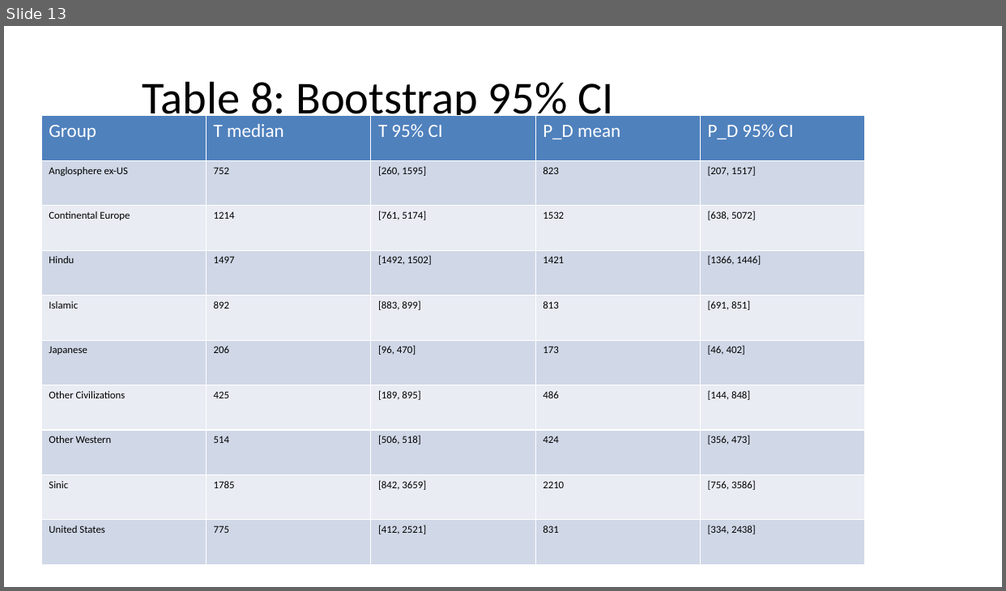
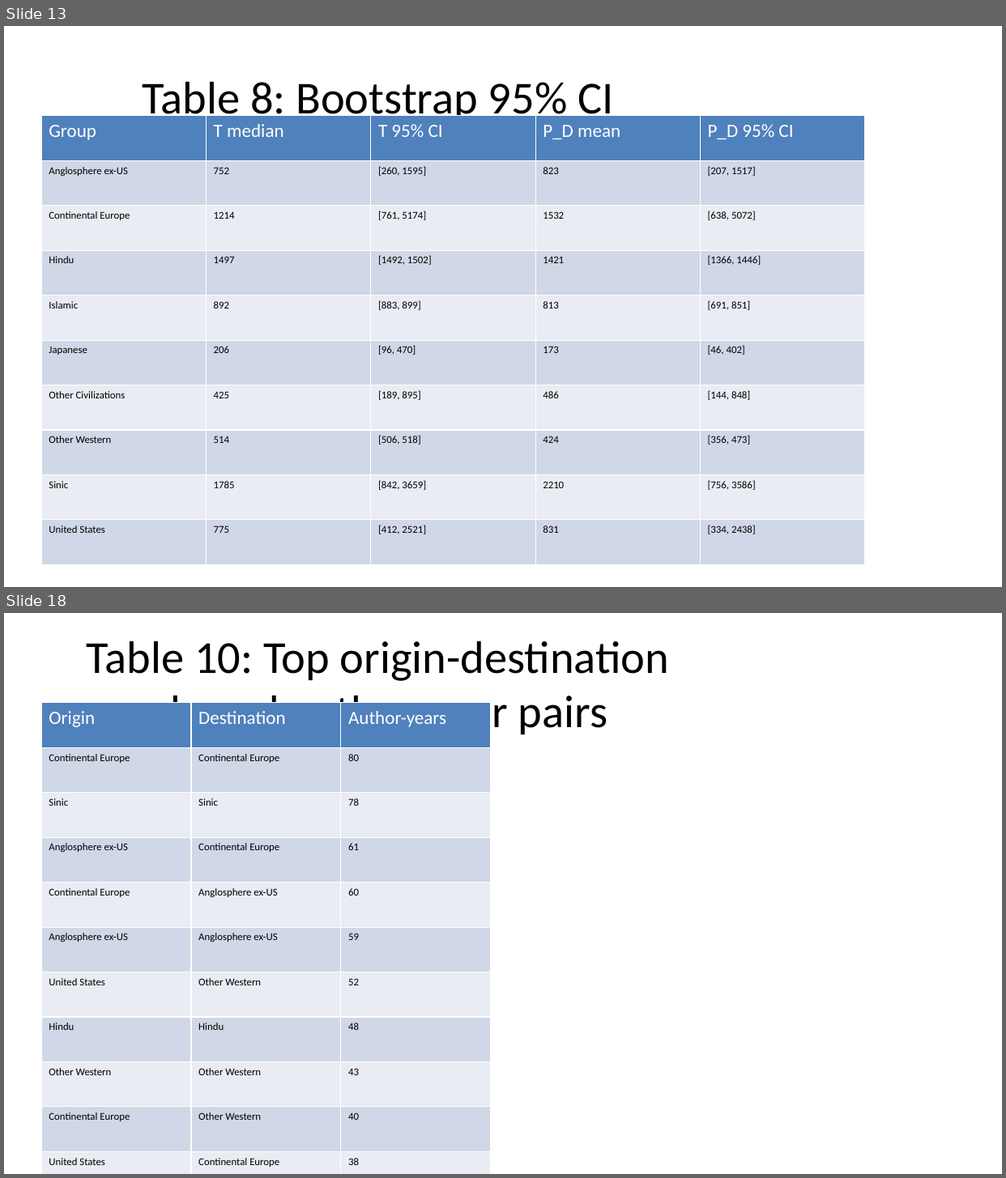
Before and after one commit to bougtoir/heat-accidents-mortality, a slide deck: researcher_mobility_ode/docs/manuscript_full_article_figures.pptx. Shown one above the other, each under a label of ours: slide 13 before the commit, slides 13 and 18 after it; the slides between them are not shown. The pictures are 1006x591 and 1006x1178 pixels, drawn with LibreOffice and Linux fonts; fonts in the diff are those of the drawing. Boxes give left, top, right and bottom in pixels: in the first picture for what was removed or moved away, otherwise in the second. Text is boxed around its words. In the diff, an @@ line names an element or a change of style, - is before the commit and + after.

```diff
--- a/researcher_mobility_ode/docs/manuscript_full_article_figures.pptx
+++ b/researcher_mobility_ode/docs/manuscript_full_article_figures.pptx
@@ slide 18 added at bbox=[4, 613, 1002, 1174], background #FFFFFF @@
@@ title added at bbox=[87, 641, 669, 739], 44 pt, text #000000 @@
+Table 10: Top origin-destination abroad author-year pairs
@@ table added at bbox=[41, 703, 491, 1174], 11 rows, 3 columns @@
+Origin | Destination | Author-years
+Continental Europe | Continental Europe | 80
+Sinic | Sinic | 78
+Anglosphere ex-US | Continental Europe | 61
+Continental Europe | Anglosphere ex-US | 60
+Anglosphere ex-US | Anglosphere ex-US | 59
+United States | Other Western | 52
+Hindu | Hindu | 48
+Other Western | Other Western | 43
+Continental Europe | Other Western | 40
+United States | Continental Europe | 38
```
Also in this commit, not shown: 6 other slides added, 7 other files.
